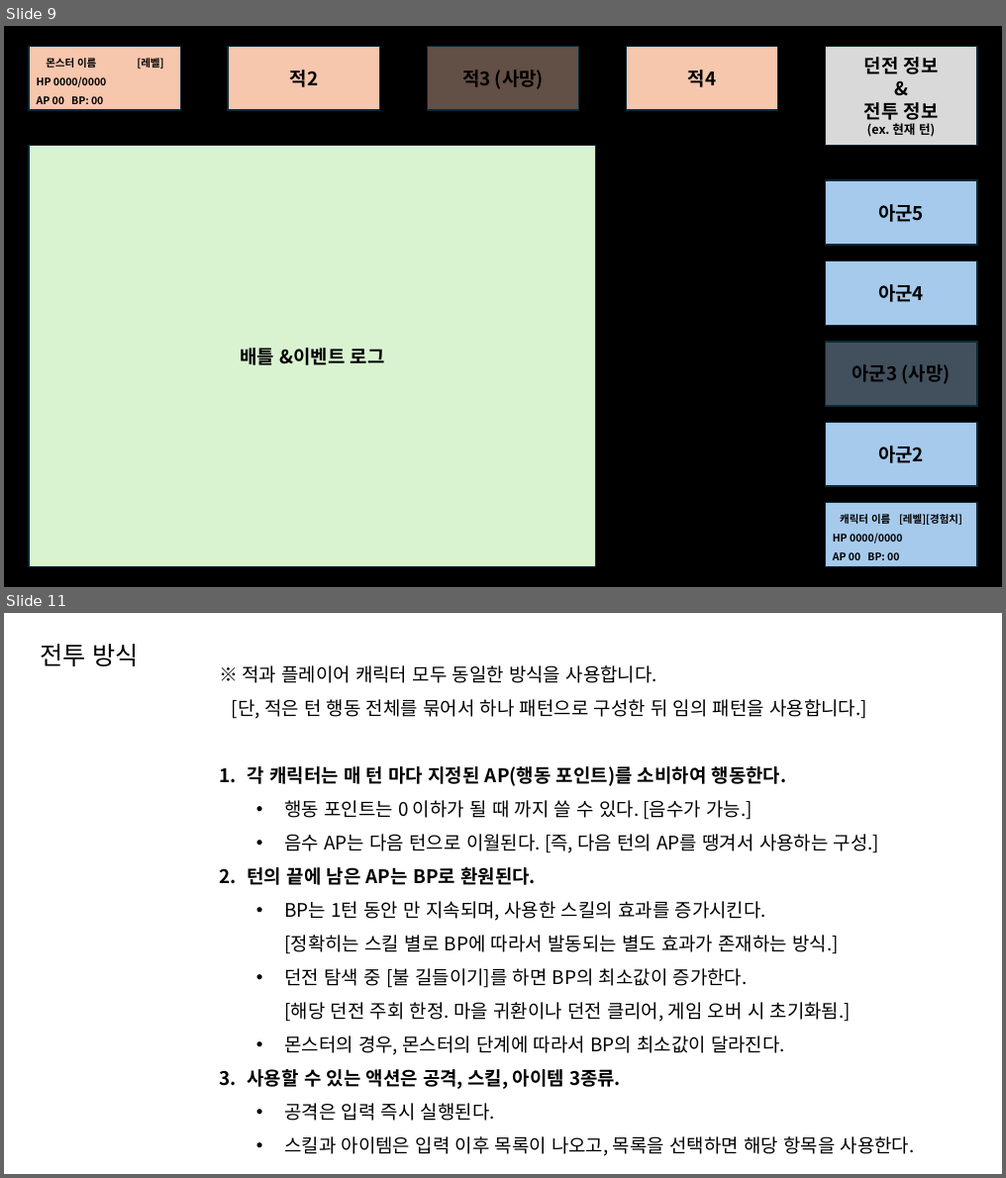
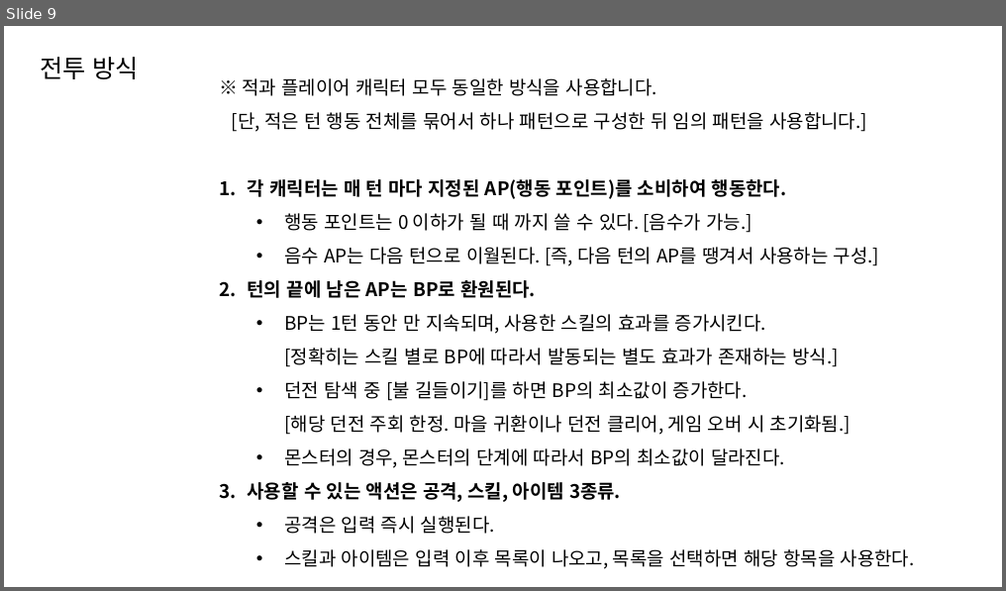
Before and after one commit to lsu0503/TextRPG_TeamProject2nd, a slide deck: Documents/TextRPG_와이어프레임.pptx. Shown one above the other, each under a label of ours: slides 9 and 11 before the commit, slide 9 after it; the slides between them are not shown. The pictures are 1006x1178 and 1006x591 pixels, drawn with LibreOffice and Linux fonts; fonts in the diff are those of the drawing. Boxes give left, top, right and bottom in pixels: in the first picture for what was removed or moved away, otherwise in the second. Text is boxed around its words. In the diff, an @@ line names an element or a change of style, - is before the commit and + after.

```diff
--- a/Documents/TextRPG_와이어프레임.pptx
+++ b/Documents/TextRPG_와이어프레임.pptx
@@ slide 9 removed at box(4, 26, 1002, 587), background #000000 @@
@@ rectangle removed at box(29, 46, 180, 110) @@
-몬스터 이름 [레벨]
-HP 0000/0000
-AP 00 BP: 00
@@ rectangle removed at box(228, 46, 380, 110) @@
-적2
@@ rectangle removed at box(427, 46, 579, 110) @@
-적3 (사망)
@@ rectangle removed at box(626, 46, 778, 110) @@
-적4
@@ rectangle removed at box(826, 46, 977, 145) @@
-던전 정보
-&
-전투 정보
-(ex. 현재 턴)
@@ rectangle removed at box(29, 146, 595, 568) @@
-배틀 &이벤트 로그
@@ rectangle removed at box(826, 181, 977, 246) @@
-아군5
@@ rectangle removed at box(826, 261, 977, 325) @@
-아군4
@@ rectangle removed at box(826, 342, 977, 406) @@
-아군3 (사망)
@@ rectangle removed at box(826, 423, 977, 487) @@
-아군2
@@ rectangle removed at box(826, 503, 977, 568) @@
-캐릭터 이름 [레벨][경험치]
-HP 0000/0000
-AP 00 BP: 00
@@ what was slide 11 is now slide 9 @@
```
Also in this commit, not shown: 7 slides changed, 1 slide added, 1 other slide removed.
